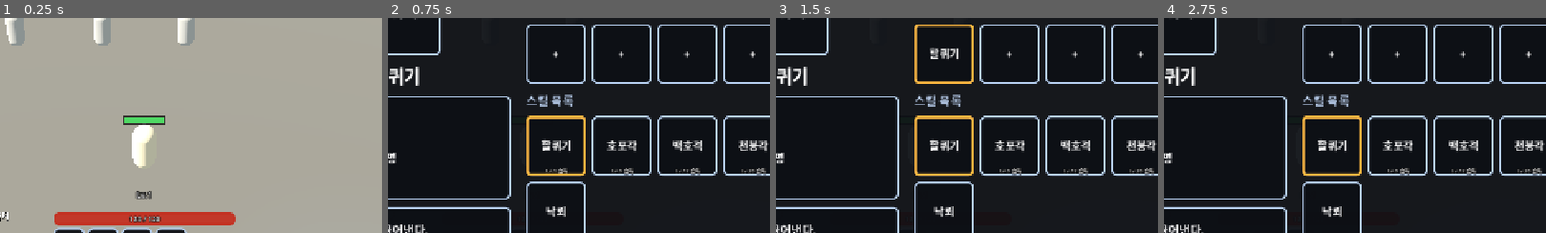
Above: before the commit, frames 1-4 (left to right).
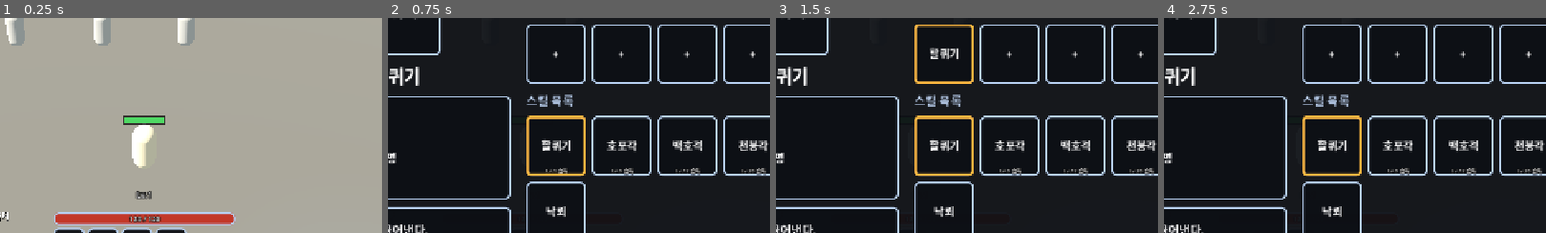
Above: after the commit, the same moments.

Repository: gogoalswo/MMORPG
Game: Godot game, scene res://main.tscn
Same seed, same stepped clock (60 frames per second), same inputs: the game is played once before the commit and once after it.
Inputs (mouse positions are % of the whole screen's width and height, from its top left):
- Up to frame 1 (0.25 s): no input
- Up to frame 2 (0.75 s): click (40, 80) at 0.52 s
- Up to frame 3 (1.5 s): click "장착" at 1.25 s
- Up to frame 4 (2.75 s): click "해제" at 2 s
The pictures show only the part of the screen within x 31-81%, y 25-75%; the shares and areas given below are measured in that part.

The runs differ from the first frame. In frame 1, 1.3% of the frame differs, in the area x 14-62%, y 90-97%; in frame 2, less than 0.1%; in frame 3, less than 0.1%; in frame 4, less than 0.1%.

Commit message:
체력 막대의 금테를 채움 위에 다시 얹는다
홈(ui_bar_frame)이 부모라 채움이 그 위에 그려져, HP 가 찬 쪽의 금테를 덮고
있었다. 테가 빈 쪽에만 남아 막대가 반으로 갈린 것처럼 보였다.

마스크(clip_children)는 자르기만 하고 그리는 순서는 바꾸지 않는다. 같은 홈
그림을 draw_center = false 로 채움 다음에 한 번 더 깔아 테만 위로 올렸다 —
조각을 새로 만들 필요가 없고, 비스듬히 잘린 끝은 모서리 조각에 들어 있다.

Co-Authored-By: Claude Opus 5 <noreply@anthropic.com>
Claude-Session: https://claude.ai/code/session_013xWMjGTZFzeM8DiABws1gC

Diff:
--- a/godot/game/game.gd
+++ b/godot/game/game.gd
@@ -436,7 +436,7 @@
 	_exp_bar.add_child(_exp_text)
 
 
-## 막대 하나 — 홈(9조각) 안에 채움을 깔고 그 위에 숫자를 얹는다.
+## 막대 하나 — 홈(9조각) 안에 채움을 깔고, **그 위에 금테를 다시 얹고**, 숫자를 얹는다.
 ## `{"frame": PanelContainer, "bar": TextureProgressBar, "text": Label}`
 func _make_bar(height: int, tint: Color, font: int) -> Dictionary:
 	var frame := PanelContainer.new()
@@ -459,6 +459,22 @@
 	bar.step = 0.0
 	bar.mouse_filter = Control.MOUSE_FILTER_IGNORE
 	frame.add_child(bar)
+
+	# **금테는 채움 위에 한 번 더 얹는다** ★★ 홈이 부모라 채움이 그 위에 그려져
+	# 찬 쪽의 금테를 덮었다 — 테가 빈 쪽에만 남아 막대가 반으로 갈린 것처럼 보였다
+	# (2026-09-20 지적: "HP 가 차 있어도 황금 테두리는 동일하게 있어야 한다").
+	# 같은 홈 그림을 `draw_center = false` 로 다시 깔면 **가운데(채움)는 그대로 두고
+	# 테만** 올라온다. 조각을 새로 만들지 않아도 되고, 비스듬히 잘린 끝은 모서리
+	# 조각에 들어 있어 그대로 따라온다
+	var edge := _frame_box("ui_bar_frame", BAR_FRAME_MARGIN, 0)
+	if edge is StyleBoxTexture:
+		(edge as StyleBoxTexture).draw_center = false
+	elif edge is StyleBoxFlat:
+		(edge as StyleBoxFlat).draw_center = false
+	var border := Panel.new()
+	border.add_theme_stylebox_override("panel", edge)
+	border.mouse_filter = Control.MOUSE_FILTER_IGNORE
+	frame.add_child(border)
 
 	var text := Label.new()
 	text.horizontal_alignment = HORIZONTAL_ALIGNMENT_CENTER
Not shown, changed: docs/features/hud.md
